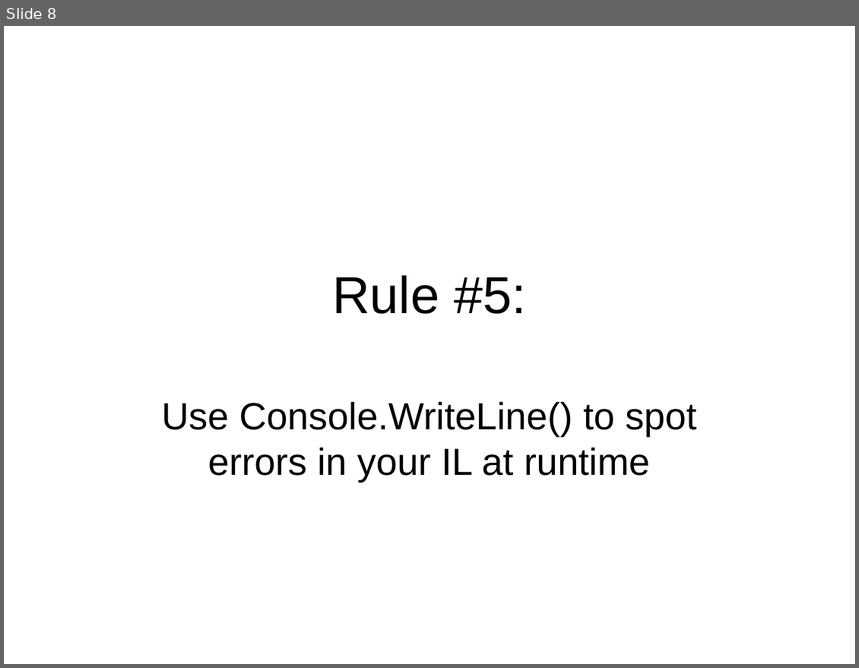
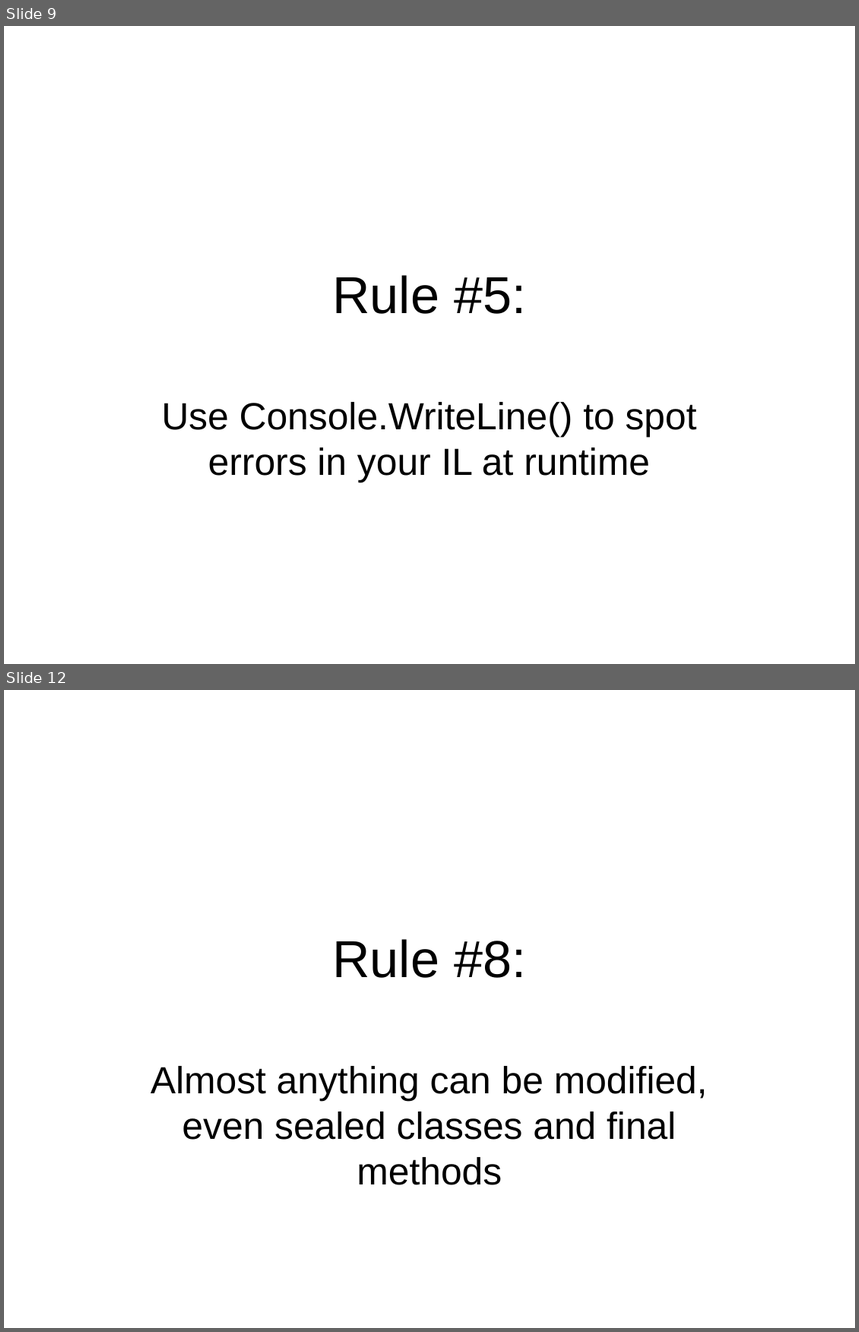
Before and after one commit to philiplaureano/ILRewritingTalk, a slide deck: Ten Simple Rules for Rewriting IL.ppt. Shown one above the other, each under a label of ours: slide 8 before the commit, slides 9 and 12 after it; the slides between them are not shown. The pictures are 859x668 and 859x1332 pixels, drawn with LibreOffice and Linux fonts; fonts in the diff are those of the drawing. Boxes give left, top, right and bottom in pixels: in the first picture for what was removed or moved away, otherwise in the second. Text is boxed around its words. In the diff, an @@ line names an element or a change of style, - is before the commit and + after.

Commit message:
Updated slides with all of the ten rules and added text file dumps for Rule 2

```diff
--- a/Ten Simple Rules for Rewriting IL.ppt
+++ b/Ten Simple Rules for Rewriting IL.ppt
@@ slide 12 added at box(4, 690, 855, 1328), background #FFFFFF @@
@@ title added at box(332, 939, 526, 978), 44 pt, text #000000 @@
+Rule #8:
@@ subtitle added at box(151, 1066, 708, 1186), 32 pt, text #000000 @@
+Almost anything can be modified, even sealed classes and final methods
@@ what was slide 8 is now slide 9 @@
```
Also in this commit, not shown: 5 other slides added, 15 other files.
